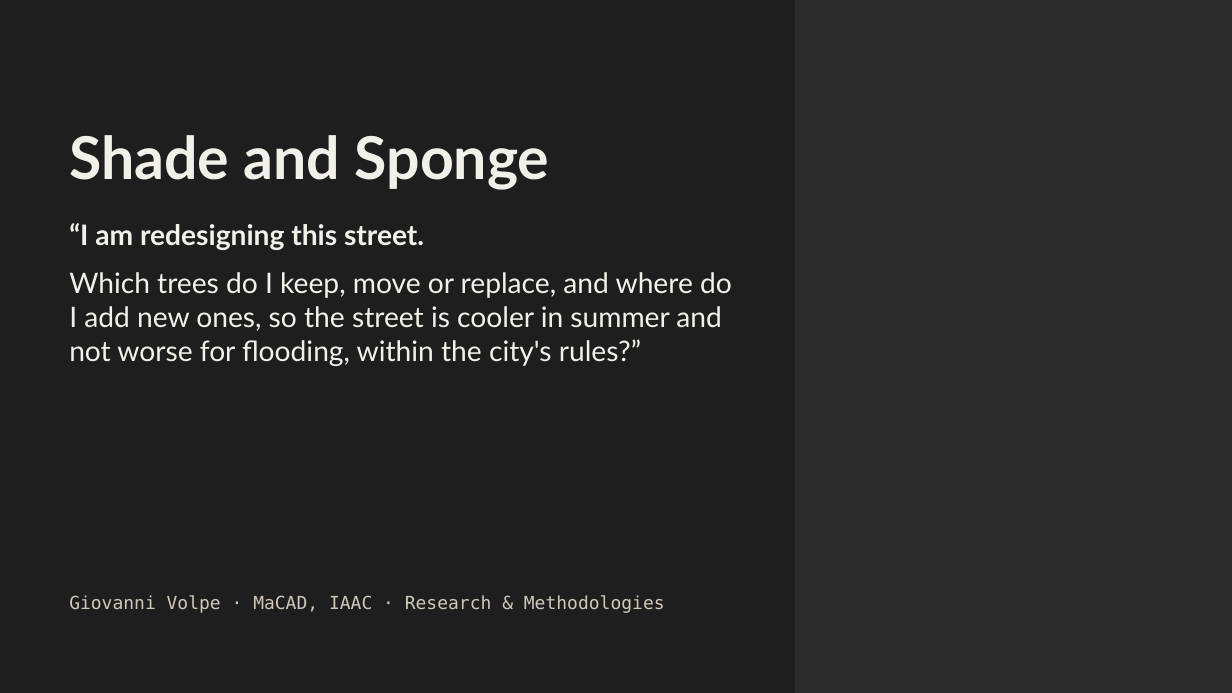
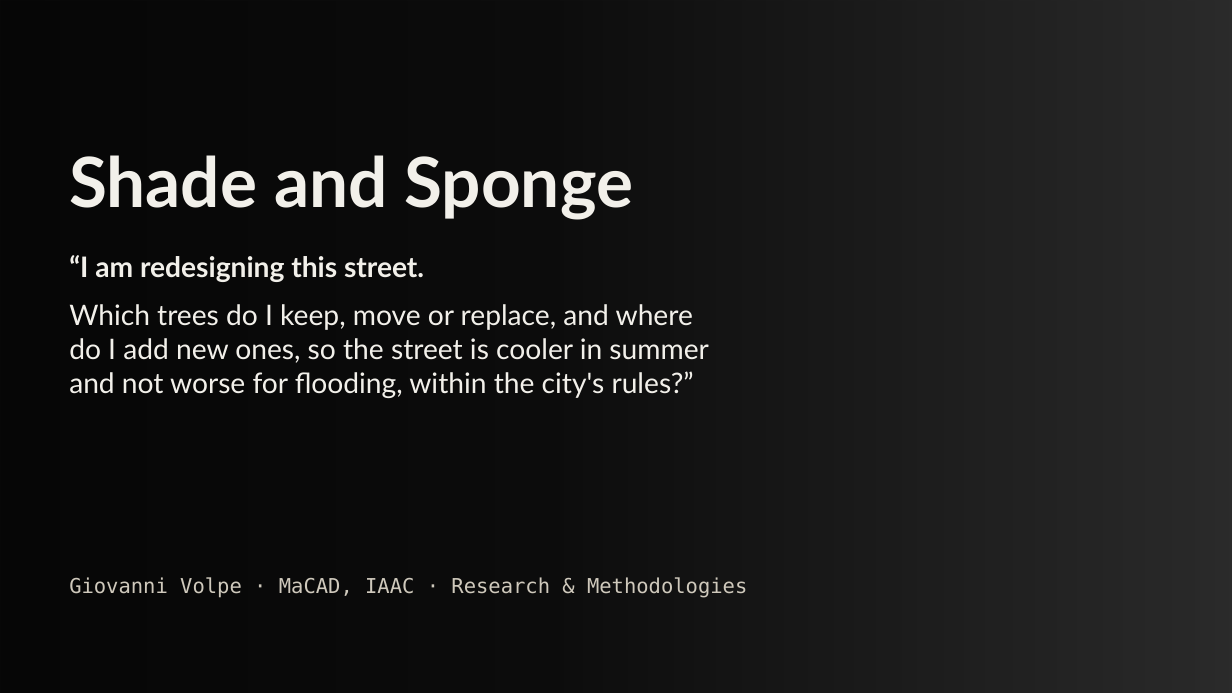
Before and after one commit to giofox96/shade-and-sponge, a slide deck: slide 1 of slides/rm_final/shade_and_sponge_rm_personal.pptx. Drawn at 1232x693 pixels with LibreOffice and Linux fonts; fonts in the diff are those of the drawing; background and template pictures are left out; a plain dark background stands for a picture behind light text. Boxes give left, top, right and bottom in pixels: in the first picture for what was removed or moved away, otherwise in the second. Text is boxed around its words. In the diff, an @@ line names an element or a change of style, - is before the commit and + after.

```diff
--- a/slides/rm_final/shade_and_sponge_rm_personal.pptx
+++ b/slides/rm_final/shade_and_sponge_rm_personal.pptx
@@ rectangle: place and size @@
-rectangle at box(0, 0, 795, 693)
+rectangle at box(0, 0, 1232, 693)
@@ rectangle at box(0, 0, 1232, 693): fill #1E1E1E to gradient #000000 @@
@@ text "Shade and Sponge": place and size @@
-text "Shade and Sponge" at box(69, 135, 550, 190)
+text "Shade and Sponge" at box(69, 155, 633, 220)
@@ text "Shade and Sponge" at box(69, 155, 633, 220): size 46 to 54 pt @@
@@ text "“I am redesigning this street." rewrapped from box(69, 223, 732, 366) to box(69, 255, 708, 398) @@
@@ text "Giovanni Volpe · MaCAD, IAAC ...": place and size @@
-text "Giovanni Volpe · MaCAD, IAAC ..." at box(69, 595, 665, 613)
+text "Giovanni Volpe · MaCAD, IAAC ..." at box(69, 577, 747, 598)
@@ text "Giovanni Volpe · MaCAD, IAAC ..." at box(69, 577, 747, 598): size 14 to 16 pt @@
```
Also in this commit, not shown: 1 other file.
